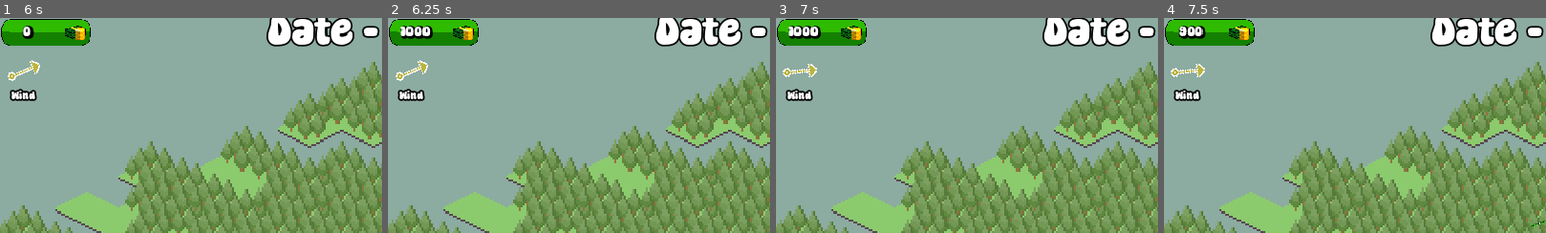
Above: before the commit, frames 1-4 (left to right).
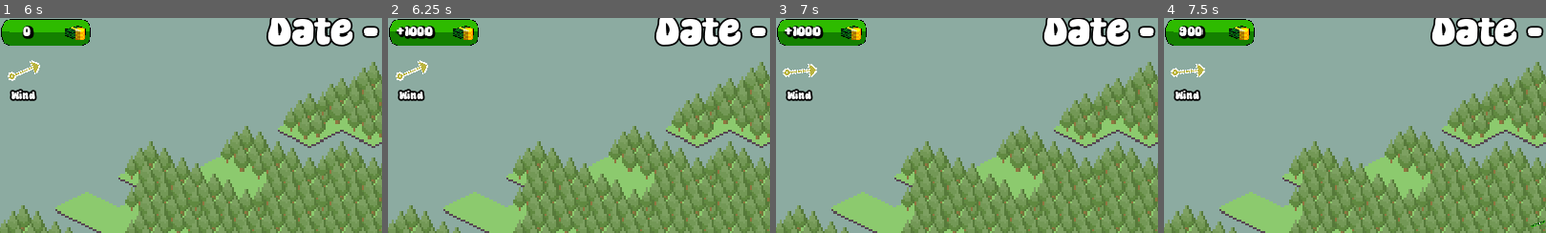
Above: after the commit, the same moments.

Repository: ManechLepage/BHX8.0
Game: Godot game, scene res://Scenes/testing1.tscn
Same seed, same stepped clock (60 frames per second), same inputs: the game is played once before the commit and once after it.
Inputs (mouse positions are % of the whole screen's width and height, from its top left):
- Up to frame 1 (6 s): click "Destroy" at 0.5 s; click "Plane" at 1.25 s; click "Ultimate Planes" at 2 s; click "Destroy" at 2.75 s; click "Plane" at 3.5 s; click "Ultimate Planes" at 4.25 s; click "Destroy" at 5 s; click "Plane" at 5.75 s
- Up to frame 2 (6.25 s): no input
- Up to frame 3 (7 s): click "Ultimate Planes" at 6.5 s
- Up to frame 4 (7.5 s): move the mouse to (72, 45) at 7.27 s; tap 1 (1) at 7.35 s; click (72, 45) at 7.42 s
The pictures show only the part of the screen within x 1-51%, y 2-52%; the shares and areas given below are measured in that part.

Frame 1 is identical in both runs. In frame 2, 0.4% of the frame differs, in the area x 2-13%, y 3-10%; in frame 3, 0.4%; in frame 4, nothing differs.

Commit message:
cacsacascsa

Diff:
--- a/bhx/Scenes/money.gd
+++ b/bhx/Scenes/money.gd
@@ -3,6 +3,8 @@
 var money: int
 @onready var money_label: Label = $Money
 @onready var money_timer: Timer = $Money/Money_timer
+
+var dont_change: bool
 
 func _ready() -> void:
 	money = 100
@@ -10,8 +12,13 @@
 
 
 func _on_money_timer_timeout() -> void:
+	money_label.text = "+1000"
 	money += 1000
 	Sound.dinero()
+	dont_change = true
+	await get_tree().create_timer(1.1).timeout
+	dont_change = false
 
 func _process(delta: float) -> void:
-	money_label.text = str(money)
+	if not dont_change:
+		money_label.text = str(money)
--- a/bhx/Scenes/sound.tscn
+++ b/bhx/Scenes/sound.tscn
@@ -20,3 +20,4 @@
 
 [node name="money" type="AudioStreamPlayer" parent="."]
 stream = ExtResource("5_g8iky")
+volume_db = -10.0
